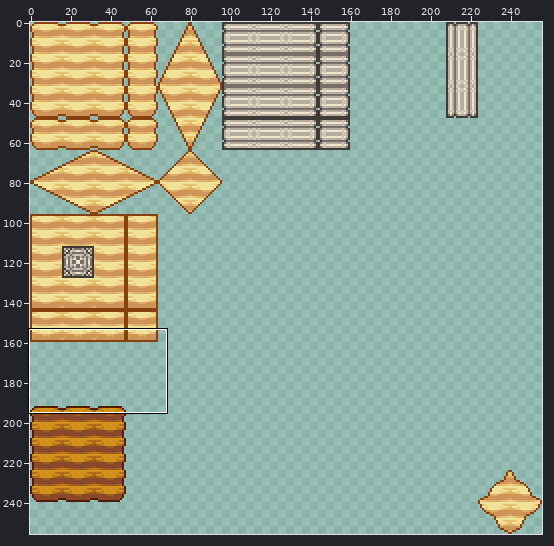
File history of a sprite sheet, Terrain/Tilesets/TurbulentWhisperTileset.png. The first picture is a wide view before the edit; the outline marks the close-up.
Close-up. The starting point:
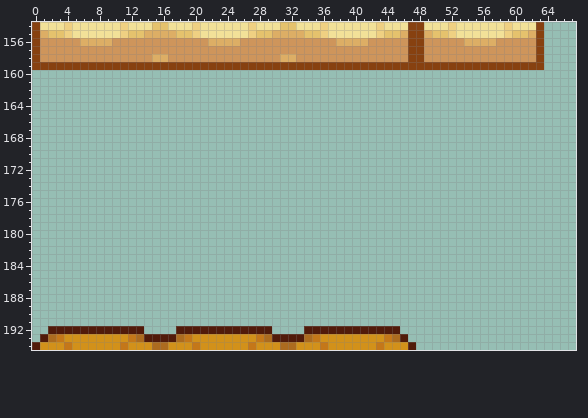
The file is 256x256 pixels. Shown: x 0..67, y 154..194.
After:
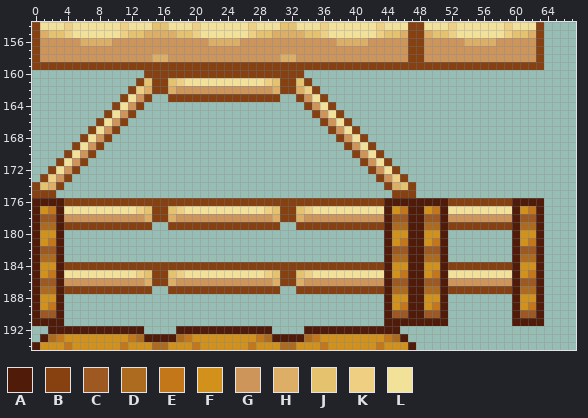
Palette (. is transparent): A #511b0a  B #874110  C #9e5923  D #ac6b1f  E #c47719  F #d2911a  G #ce955b  H #ddae65  J #e5c26d  K #efd082  L #f2e198
Diff:
y 160: x 14..33 .................... -> BBBBBBBBBBBBBBBBBBBB
y 161: x 13..34 ...................... -> BJBBJKLLLLLLLLLLKJBBJB
y 162: x 12..35 ........................ -> BKHBBHGGGGGGGGGGGGHBBHKB
y 163: x 11..14 .... -> BLGB; x 17..30 .............. -> BBBBBBBBBBBBBB; x 33..36 .... -> BGLB
y 164: x 10..13 .... -> BLGB; x 34..37 .... -> BGLB
y 165: x 9..12 .... -> BLGB; x 35..38 .... -> BGLB
y 166: x 8..11 .... -> BLGB; x 36..39 .... -> BGLB
y 167: x 7..10 .... -> BLGB; x 37..40 .... -> BGLB
y 168: x 6..9 .... -> BLGB; x 38..41 .... -> BGLB
y 169: x 5..8 .... -> BLGB; x 39..42 .... -> BGLB
y 170: x 4..7 .... -> BLGB; x 40..43 .... -> BGLB
y 171: x 3..6 .... -> BLGB; x 41..44 .... -> BGLB
y 172: x 2..5 .... -> BLGB; x 42..45 .... -> BGLB
y 173: x 1..4 .... -> BKGB; x 43..46 .... -> BGKB
y 174: x 0..3 .... -> BJHB; x 44..47 .... -> BHJB
y 175: x 0..2 ... -> BBB; x 45..47 ... -> BBB
y 176: x 0..63 ................................................................ -> AAAABBBBBBBBBBBBBBBBBBBBBBBBBBBBBBBBBBBBBBBBAAAAAAAABBBBBBBBAAAA
y 177: x 0..63 ................................................................ -> AFEALLLLLLLLLKJBBJKLLLLLLLLLLKJBBJKLLLLLLLLLAFEAAFEALLLLLLLLAFEA
y 178: x 0..63 ................................................................ -> ACCAGGGGGGGGGGHBBHGGGGGGGGGGGGHBBHGGGGGGGGGGACCAACCAGGGGGGGGACCA
y 179: x 0..14 ............... -> ADDABBBBBBBBBBB; x 17..30 .............. -> BBBBBBBBBBBBBB; x 33..63 ............................... -> BBBBBBBBBBBADDAADDABBBBBBBBADDA
y 180: x 0..3 .... -> AFFA; x 44..51 ........ -> AFFAAFFA; x 60..63 .... -> AFFA
y 181: x 0..3 .... -> AFEA; x 44..51 ........ -> AFEAAFEA; x 60..63 .... -> AFEA
y 182: x 0..3 .... -> ACCA; x 44..51 ........ -> ACCAACCA; x 60..63 .... -> ACCA
y 183: x 0..3 .... -> ADDA; x 44..51 ........ -> ADDAADDA; x 60..63 .... -> ADDA
y 184: x 0..63 ................................................................ -> AFFABBBBBBBBBBBBBBBBBBBBBBBBBBBBBBBBBBBBBBBBAFFAAFFABBBBBBBBAFFA
y 185: x 0..63 ................................................................ -> AFEALLLLLLLLLKJBBJKLLLLLLLLLLKJBBJKLLLLLLLLLAFEAAFEALLLLLLLLAFEA
y 186: x 0..63 ................................................................ -> ACCAGGGGGGGGGGHBBHGGGGGGGGGGGGHBBHGGGGGGGGGGACCAACCAGGGGGGGGACCA
y 187: x 0..14 ............... -> ADDABBBBBBBBBBB; x 17..30 .............. -> BBBBBBBBBBBBBB; x 33..63 ............................... -> BBBBBBBBBBBADDAADDABBBBBBBBADDA
y 188: x 0..3 .... -> AFFA; x 44..51 ........ -> AFFAAFFA; x 60..63 .... -> AFFA
y 189: x 0..3 .... -> AFEA; x 44..51 ........ -> AFEAAFEA; x 60..63 .... -> AFEA
y 190: x 0..3 .... -> ACCA; x 44..51 ........ -> ACCAACCA; x 60..63 .... -> ACCA
y 191: x 0..3 .... -> AAAA; x 44..51 ........ -> AAAAAAAA; x 60..63 .... -> AAAA
Where, in picture pixels (left, top, right, bottom), the same in both close-ups:
added: (32, 70, 544, 326)
